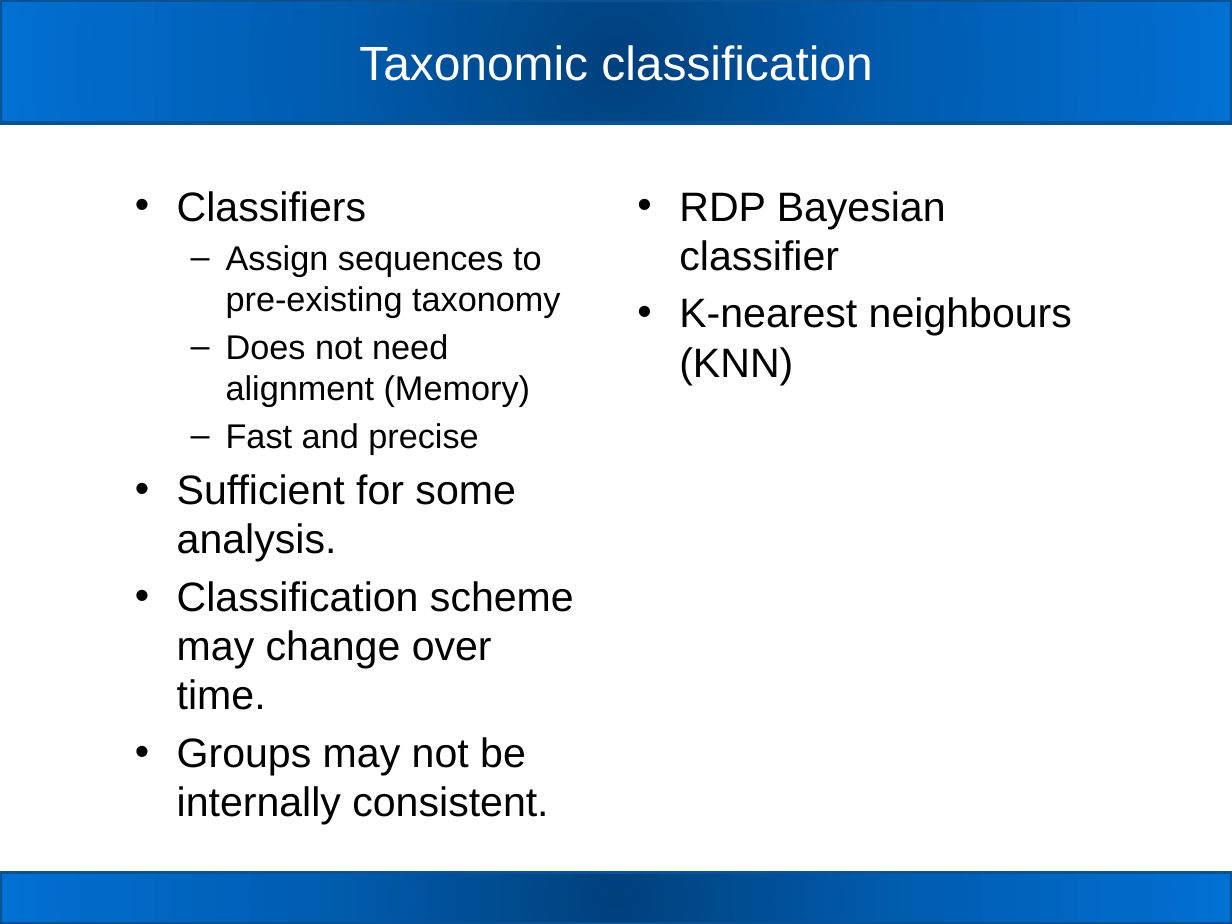
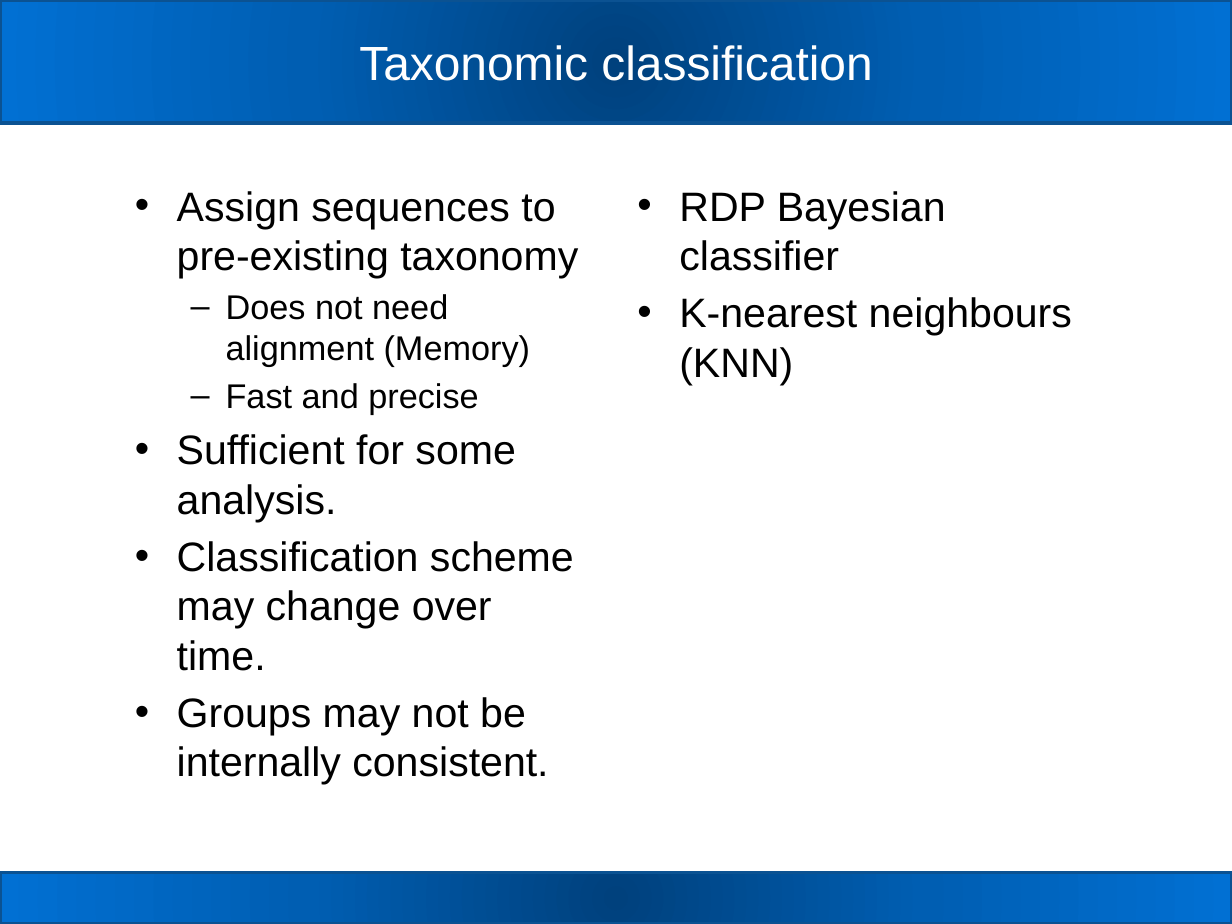
Before and after one commit to carden24/MIC506-Workshop, a slide deck: slide 11 of W2_16S_analysis.pptx. Drawn at 1232x924 pixels with LibreOffice and Linux fonts; fonts in the diff are those of the drawing. Boxes give left, top, right and bottom in pixels: in the first picture for what was removed or moved away, otherwise in the second. Text is boxed around its words. In the diff, an @@ line names an element or a change of style, - is before the commit and + after.

```diff
--- a/W2_16S_analysis.pptx
+++ b/W2_16S_analysis.pptx
@@ text at [177, 191, 366, 222]: paragraph removed @@
-• Classifiers
@@ text at [177, 191, 578, 278]: size 20 to 24 pt in "Assign sequences to pre-existing taxonomy"; bullet – to •; list level 2 to 1 in "Assign sequences to pre-existing taxonomy" @@
```
Also in this commit, not shown: 17 other slides changed, 2 slides added, 1 slide removed, 1 other file.
